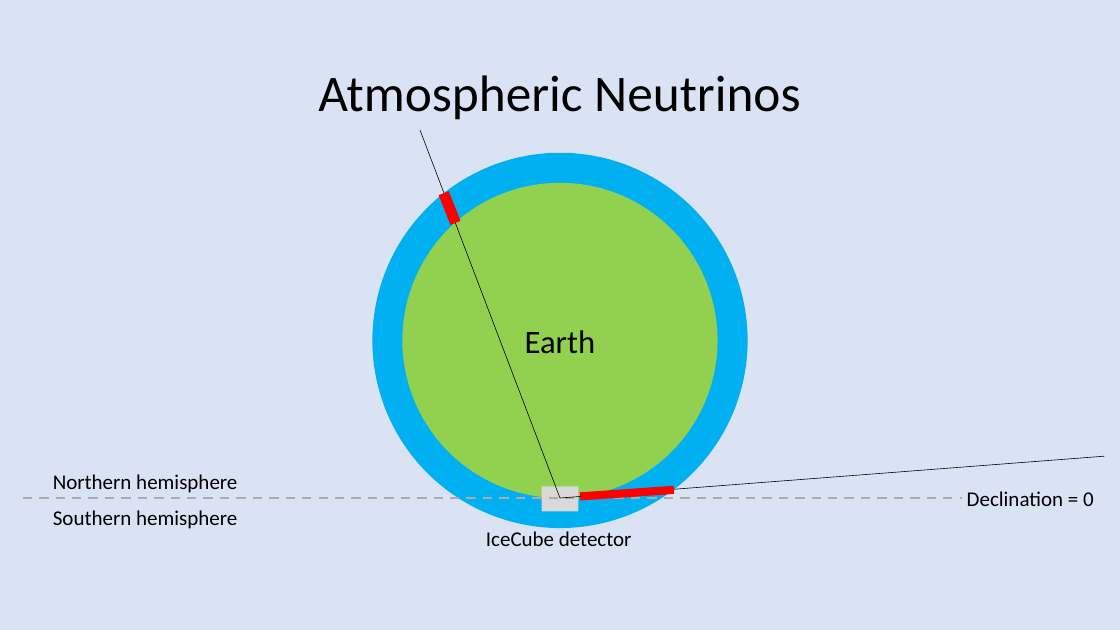
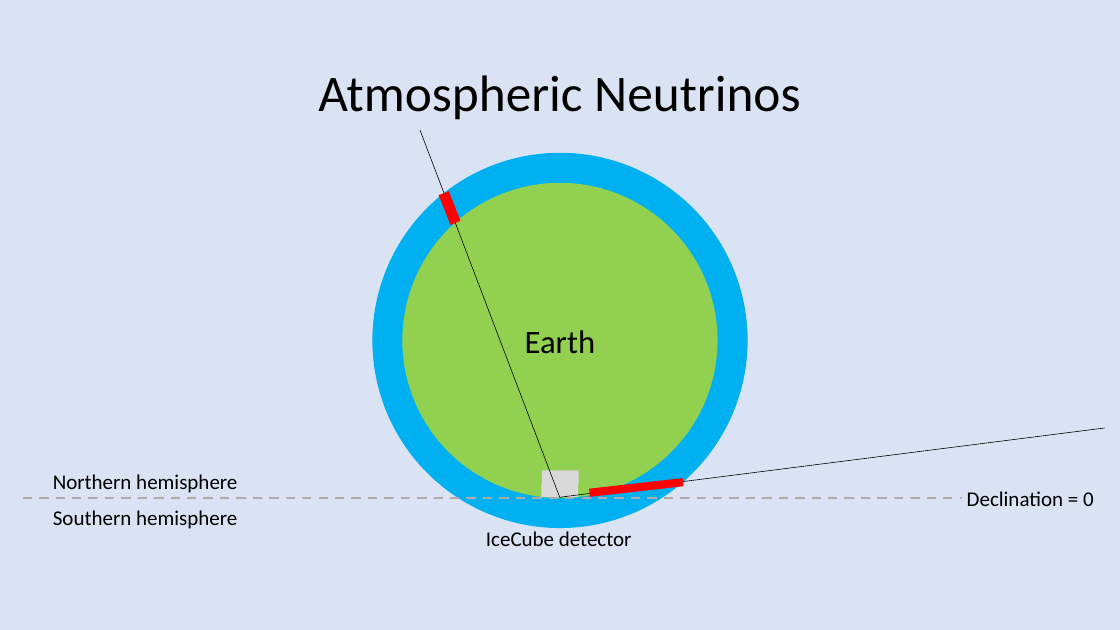
Before and after one commit to BenGPatterson/NeutrinoCrossCorrelations, a slide deck: slide 4 of Nuxcorr_slides.pptx (slide 15 before the commit). Drawn at 1120x630 pixels with LibreOffice and Linux fonts; fonts in the diff are those of the drawing. Boxes give left, top, right and bottom in pixels: in the first picture for what was removed or moved away, otherwise in the second. Text is boxed around its words. In the diff, an @@ line names an element or a change of style, - is before the commit and + after.

```diff
--- a/Nuxcorr_slides.pptx
+++ b/Nuxcorr_slides.pptx
@@ line moved from (560, 498) - (1105, 456) to (560, 497) - (1105, 428) @@
@@ rectangle: place and size @@
-rectangle at bbox=[542, 498, 579, 512]
+rectangle at bbox=[542, 471, 579, 484]
@@ rectangle at bbox=[590, 479, 683, 496]: rotation 356 to 353 degrees @@
```
Also in this commit, not shown: 4 other slides changed, 3 slides added.
